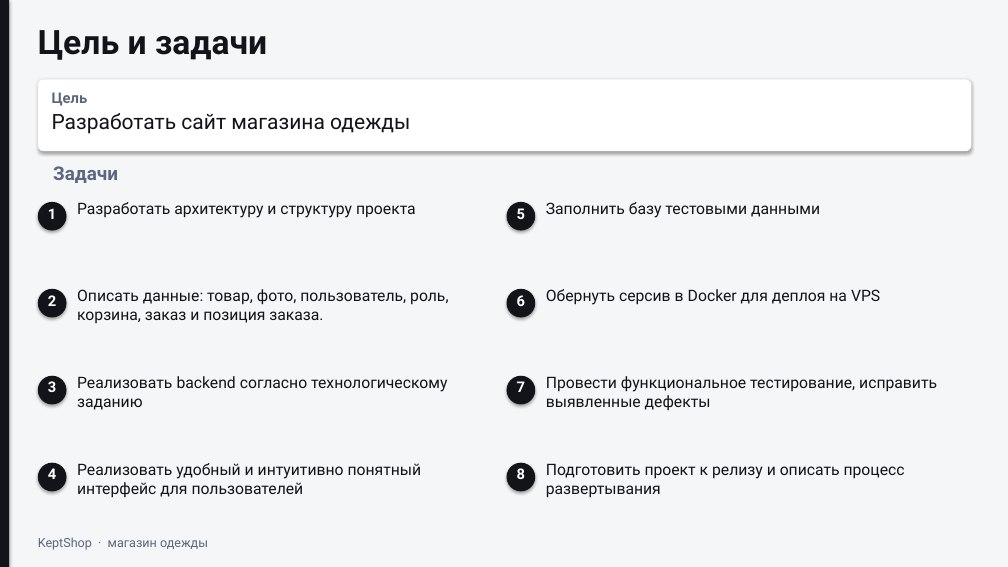
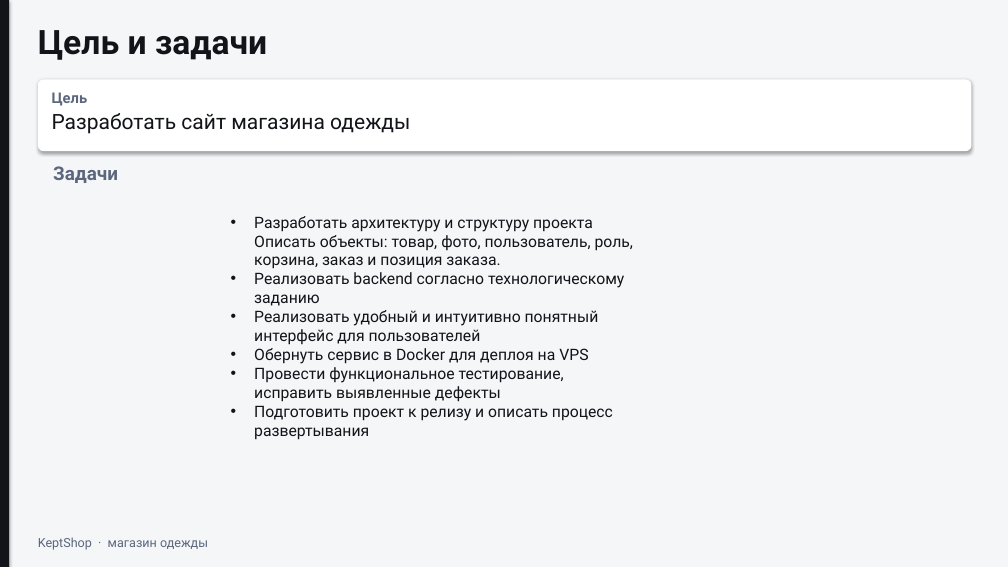
Before and after one commit to Darved183/YP01, a slide deck: slide 2 of KeptShop.pptx. Drawn at 1008x567 pixels with LibreOffice and Linux fonts; fonts in the diff are those of the drawing. Boxes give left, top, right and bottom in pixels: in the first picture for what was removed or moved away, otherwise in the second. Text is boxed around its words. In the diff, an @@ line names an element or a change of style, - is before the commit and + after.

```diff
--- a/KeptShop.pptx
+++ b/KeptShop.pptx
@@ ellipse removed at [38, 202, 67, 231] @@
-1
@@ ellipse removed at [507, 202, 535, 231] @@
-5
@@ text removed at [546, 202, 820, 218] @@
-Заполнить базу тестовыми данными
@@ text at [254, 216, 633, 440]: text changed @@
-Разработать архитектуру и структуру проекта
+• Разработать архитектуру и структуру проекта
+  Описать объекты: товар, фото, пользователь, роль, корзина, заказ и позиция заказа.
+• Реализовать backend согласно технологическому заданию
+• Реализовать удобный и интуитивно понятный интерфейс для пользователей
+• Обернуть сервис в Docker для деплоя на VPS
+• Провести функциональное тестирование, исправить выявленные дефекты
+• Подготовить проект к релизу и описать процесс развертывания
@@ ellipse removed at [38, 289, 67, 318] @@
-2
@@ text removed at [77, 289, 448, 323] @@
-Описать данные: товар, фото, пользователь, роль, корзина, заказ и позиция заказа.
@@ ellipse removed at [507, 289, 535, 318] @@
-6
@@ text removed at [546, 289, 880, 305] @@
-Обернуть серсив в Docker для деплоя на VPS
@@ ellipse removed at [38, 376, 67, 405] @@
-3
@@ text removed at [77, 376, 447, 410] @@
-Реализовать backend согласно технологическому заданию
@@ ellipse removed at [507, 376, 535, 405] @@
-7
@@ text removed at [546, 376, 937, 410] @@
-Провести функциональное тестирование, исправить выявленные дефекты
@@ ellipse removed at [38, 463, 67, 492] @@
-4
@@ text removed at [77, 463, 422, 498] @@
-Реализовать удобный и интуитивно понятный интерфейс для пользователей
@@ ellipse removed at [507, 463, 535, 492] @@
-8
@@ text removed at [546, 463, 905, 498] @@
-Подготовить проект к релизу и описать процесс развертывания
```
Also in this commit, not shown: 1 other slide changed, 1 slide added, 12 other files.
